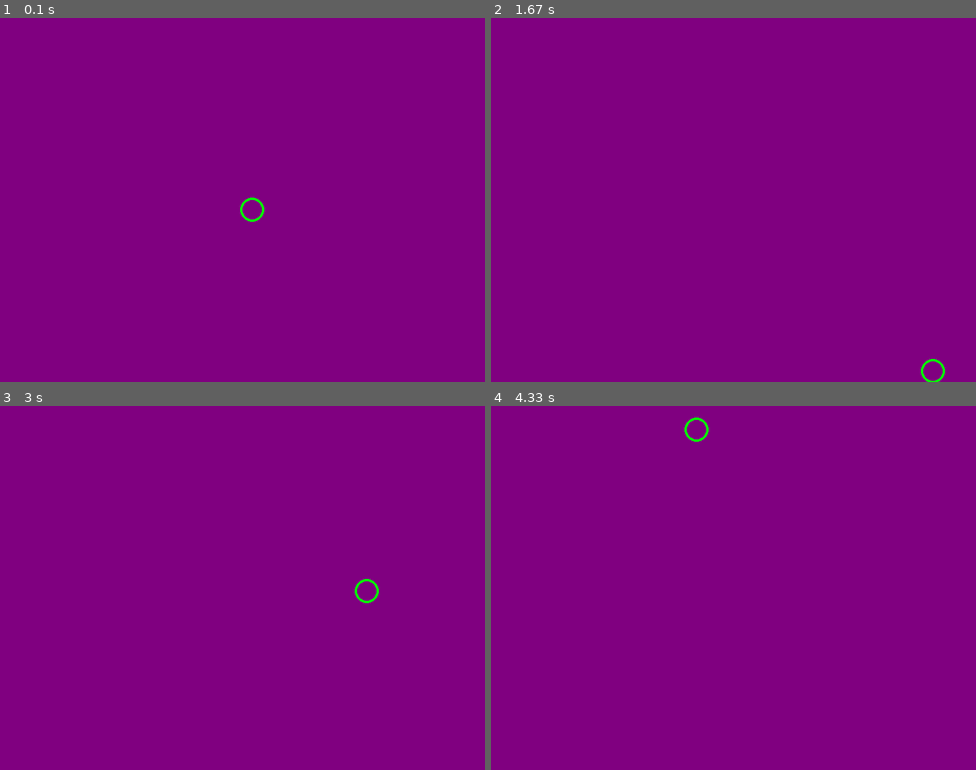
Above: before the commit, frames 1-4 (two rows, left to right).
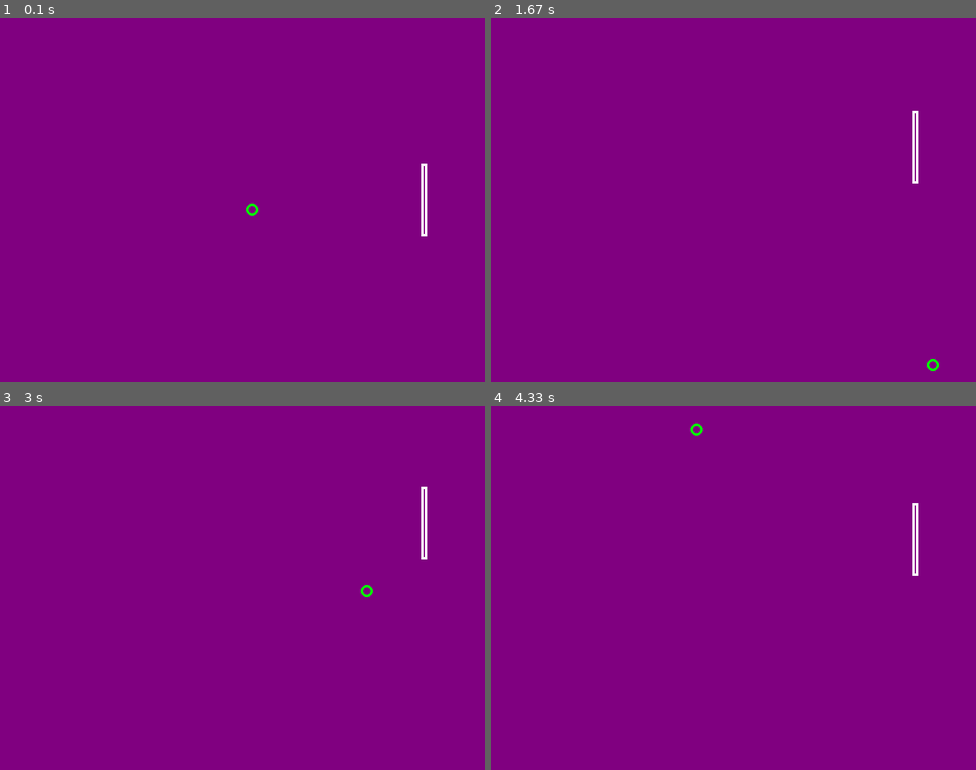
Above: after the commit, the same moments.

Repository: tjwei/NDHU_AM1130
Game: pygame game, started from pygame_pong.py
Same seed, same stepped clock (60 frames per second), same inputs: the game is played once before the commit and once after it.
Inputs:
- Up to frame 1 (0.1 s): no input
- Up to frame 2 (1.67 s): hold Up 0.33-0.8 s; hold Down 0.83-1.13 s; hold Up 1.17-1.53 s; hold Down from 1.57 s (still down)
- Up to frame 3 (3 s): release Down at 1.93 s; hold Up 1.97-2.27 s; hold Down 2.3-2.6 s; hold Up from 2.63 s (still down)
- Up to frame 4 (4.33 s): release Up at 3 s; hold Down 3.03-3.4 s; hold Up 3.43-3.73 s; hold Down 3.77-4.07 s; hold Up from 4.1 s (still down)

The runs differ from the first frame. In frame 1, 0.3% of the frame differs, in the area x 49-89%, y 40-60%; in frame 2, 0.3%; in frame 3, 0.3%; in frame 4, 0.3%.

Commit message:
Update pygame_pong.py

Diff:
--- a/pygame_pong.py
+++ b/pygame_pong.py
@@ -11,18 +11,28 @@
 WIDTH, HEIGHT = 800, 600
 XS, YS = 200/1000, 200/1000
 
-class Ball:
-    def __init__(self, x, y):
+class Item:
+    def __init__(self, x, y, r, x_speed, y_speed):
         self.x = x
         self.y = y
-        self.r = 20
-        self.x_speed = 1
-        self.y_speed = 1
+        self.r = r
+        self.x_speed = x_speed
+        self.y_speed = y_speed
+    def pos(self):
+        return (int(self.x), int(self.y))
+    def next_pos(self, diff_ticks):
+        x, y = self.x, self.y
+        x = x + self.x_speed * XS * diff_ticks
+        y = y + self.y_speed * YS * diff_ticks
+        return x,y
+
 
 pygame.init()
 screen = pygame.display.set_mode((WIDTH, HEIGHT))
 
-ball = Ball(400, 300)
+ball = Item(400, 300, 10, 1, 1)
+board = Item(700, 300, 60, 0, 0)
+
 ticks0 = pygame.time.get_ticks()
 last_ticks = ticks0
 while True:
@@ -32,19 +42,34 @@
             sys.exit()
         if event.type == pygame.KEYDOWN:
             if event.key == pygame.K_UP:
-                ball.y -= 10
+                board.y_speed -= 1
             if event.key == pygame.K_DOWN:
-                ball.y += 10
-        if event.type == pygame.MOUSEBUTTONDOWN:
-            ball.x, ball.y = pygame.mouse.get_pos()
-    x, y = ball.x, ball.y
+                board.y_speed += 1
+        if event.type == pygame.KEYUP:
+            if event.key == pygame.K_UP:
+                board.y_speed += 1
+            if event.key == pygame.K_DOWN:
+                board.y_speed -= 1
     ticks = pygame.time.get_ticks()
     diff_ticks = ticks - last_ticks
-    x = x + ball.x_speed * XS * diff_ticks
-    y = y + ball.y_speed * YS * diff_ticks
+
+    x, y = board.next_pos(diff_ticks)
+    if y > HEIGHT:
+        y = HEIGHT-1
+    if y<=0:
+        y = 0
+    board.x, board.y = x, y
+
+    x, y = ball.next_pos(diff_ticks)
     if y>=HEIGHT:
         y = HEIGHT-1
         ball.y_speed = -ball.y_speed
+    if board.x>=x>=board.x-5 and \
+       board.y+board.r>=y>=board.y-board.r and \
+       ball.x_speed>0:
+        ball.x_speed=-ball.x_speed
+        ball.y_speed = 1 if ball.y_speed>0 else -1
+        ball.y_speed = ball.y_speed + (ball.y-board.y)/board.r
     if x>=WIDTH:
         x = WIDTH-1
         ball.x_speed = -ball.x_speed
@@ -56,8 +81,10 @@
         ball.x_speed = -ball.x_speed
     ball.x, ball.y = x, y
     screen.fill((128,0,128))
-    pygame.draw.circle(screen, (0,255,0),
-                       (int(ball.x), int(ball.y)), ball.r, 4)
+    pygame.draw.circle(screen, (0,255,0), ball.pos(), ball.r, 4)
+    x, y = board.pos()
+    pygame.draw.rect(screen, (255,255,255),
+                     (x-5,y-board.r,10,2*board.r), 4)
     pygame.display.flip()
     last_ticks = ticks
 pygame.quit()
